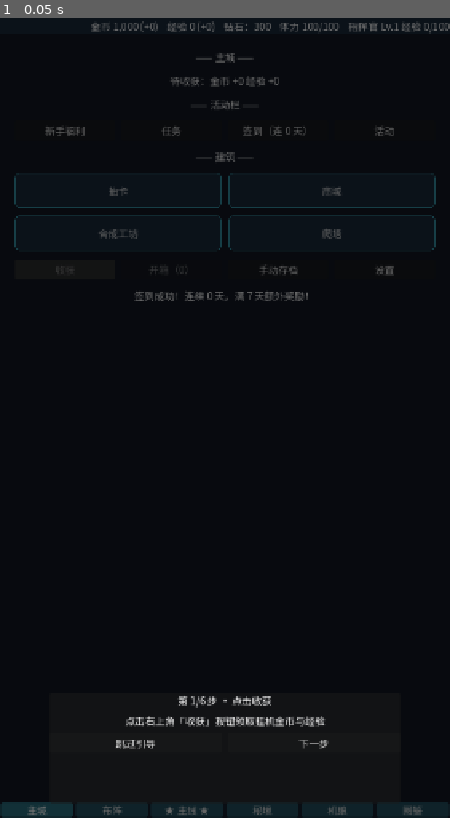
Above: before the commit, frame 1.
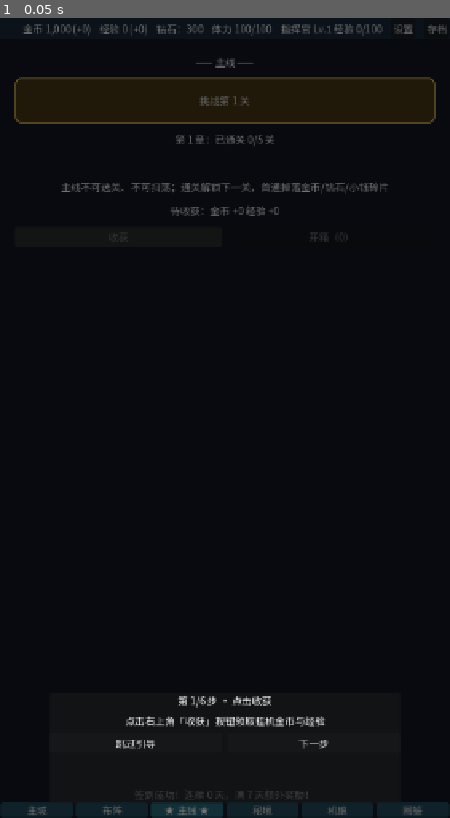
Above: after the commit, the same moment.

Repository: yingqianwang187-wq/jijiayuanzheng
Game: Godot game, scene res://scenes/Main.tscn
Two runs of this game, one before a commit and one after it. Both use one fixed random seed, a clock stepped at 60 frames per second and the inputs below.
Inputs:
- Up to frame 1 (0.05 s): no input

The runs differ from the first frame. In frame 1, 3.2% of the frame differs, in the area x 3-100%, y 0-98%.

Commit message:
#31 闭环（设置/存档右上角常驻 + 收获/开箱移主线页）

Diff:
--- a/scenes/Main.tscn
+++ b/scenes/Main.tscn
@@ -64,6 +64,14 @@
 layout_mode = 2
 text = "指挥官 Lv.1"
 horizontal_alignment = 2
+
+[node name="settings_button" type="Button" parent="shell_box/top_bar/top_row"]
+layout_mode = 2
+text = "设置"
+
+[node name="save_button" type="Button" parent="shell_box/top_bar/top_row"]
+layout_mode = 2
+text = "存档"
 
 [node name="page_container" type="Control" parent="shell_box"]
 layout_mode = 2
@@ -96,11 +104,6 @@
 text = "—— 主城 ——"
 horizontal_alignment = 1
 
-[node name="idle_rewards_label" type="Label" parent="shell_box/page_container/city_page/city_box"]
-layout_mode = 2
-text = "待收获：金币 +0 经验 +0"
-horizontal_alignment = 1
-
 [node name="activity_title" type="Label" parent="shell_box/page_container/city_page/city_box"]
 layout_mode = 2
 text = "—— 活动栏 ——"
@@ -164,35 +167,6 @@
 layout_mode = 2
 size_flags_horizontal = 3
 text = "爬塔"
-
-[node name="function_row" type="HBoxContainer" parent="shell_box/page_container/city_page/city_box"]
-layout_mode = 2
-theme_override_constants/separation = 10
-
-[node name="collect_button" type="Button" parent="shell_box/page_container/city_page/city_box/function_row"]
-layout_mode = 2
-size_flags_horizontal = 3
-text = "收获"
-
-[node name="box_button" type="Button" parent="shell_box/page_container/city_page/city_box/function_row"]
-layout_mode = 2
-size_flags_horizontal = 3
-text = "开箱（0）"
-
-[node name="save_button" type="Button" parent="shell_box/page_container/city_page/city_box/function_row"]
-layout_mode = 2
-size_flags_horizontal = 3
-text = "手动存档"
-
-[node name="settings_button" type="Button" parent="shell_box/page_container/city_page/city_box/function_row"]
-layout_mode = 2
-size_flags_horizontal = 3
-text = "设置"
-
-[node name="message_label" type="Label" parent="shell_box/page_container/city_page/city_box"]
-layout_mode = 2
-text = ""
-horizontal_alignment = 1
 
 [node name="formation_page" parent="shell_box/page_container" instance=ExtResource("2_fmt")]
 visible = false
@@ -250,6 +224,25 @@
 text = "主线不可选关、不可扫荡；通关解锁下一关，首通掉落金币/钻石/小钰碎片"
 horizontal_alignment = 1
 
+[node name="idle_rewards_label" type="Label" parent="shell_box/page_container/story_page/story_box"]
+layout_mode = 2
+text = "待收获：金币 +0 经验 +0"
+horizontal_alignment = 1
+
+[node name="story_action_row" type="HBoxContainer" parent="shell_box/page_container/story_page/story_box"]
+layout_mode = 2
+theme_override_constants/separation = 10
+
+[node name="collect_button" type="Button" parent="shell_box/page_container/story_page/story_box/story_action_row"]
+layout_mode = 2
+size_flags_horizontal = 3
+text = "收获"
+
+[node name="box_button" type="Button" parent="shell_box/page_container/story_page/story_box/story_action_row"]
+layout_mode = 2
+size_flags_horizontal = 3
+text = "开箱（0）"
+
 [node name="dungeon_page" parent="shell_box/page_container" instance=ExtResource("3_dun")]
 visible = false
 layout_mode = 1
@@ -333,6 +326,11 @@
 grow_horizontal = 2
 grow_vertical = 2
 
+[node name="message_label" type="Label" parent="shell_box"]
+layout_mode = 2
+text = ""
+horizontal_alignment = 1
+
 [node name="nav_bar" type="PanelContainer" parent="shell_box"]
 layout_mode = 2
 
--- a/scripts/main_ui.gd
+++ b/scripts/main_ui.gd
@@ -52,11 +52,6 @@
 @onready var _mech_page: Control = $shell_box/page_container/mech_page
 @onready var _collection_page: Control = $shell_box/page_container/collection_page
 # 主城页
-@onready var _idle_rewards_label: Label = $shell_box/page_container/city_page/city_box/idle_rewards_label
-@onready var _collect_button: Button = $shell_box/page_container/city_page/city_box/function_row/collect_button
-@onready var _box_button: Button = $shell_box/page_container/city_page/city_box/function_row/box_button
-@onready var _save_button: Button = $shell_box/page_container/city_page/city_box/function_row/save_button
-@onready var _settings_button: Button = $shell_box/page_container/city_page/city_box/function_row/settings_button
 @onready var _novice_button: Button = $shell_box/page_container/city_page/city_box/activity_row/novice_button
 @onready var _task_button: Button = $shell_box/page_container/city_page/city_box/activity_row/task_button
 @onready var _sign_button: Button = $shell_box/page_container/city_page/city_box/activity_row/sign_button
@@ -65,11 +60,18 @@
 @onready var _shop_button: Button = $shell_box/page_container/city_page/city_box/building_grid/shop_button
 @onready var _craft_button: Button = $shell_box/page_container/city_page/city_box/building_grid/craft_button
 @onready var _tower_button: Button = $shell_box/page_container/city_page/city_box/building_grid/tower_button
-@onready var _message_label: Label = $shell_box/page_container/city_page/city_box/message_label
-# 主线页
+# 右上角常驻（所有页面可点）
+@onready var _settings_button: Button = $shell_box/top_bar/top_row/settings_button
+@onready var _save_button: Button = $shell_box/top_bar/top_row/save_button
+# 主线页（收获/开箱与挑战同页）
+@onready var _idle_rewards_label: Label = $shell_box/page_container/story_page/story_box/idle_rewards_label
+@onready var _collect_button: Button = $shell_box/page_container/story_page/story_box/story_action_row/collect_button
+@onready var _box_button: Button = $shell_box/page_container/story_page/story_box/story_action_row/box_button
 @onready var _challenge_button: Button = $shell_box/page_container/story_page/story_box/challenge_button
 @onready var _story_progress_label: Label = $shell_box/page_container/story_page/story_box/story_progress_label
 @onready var _story_last_clear_label: Label = $shell_box/page_container/story_page/story_box/story_last_clear_label
+# 全局消息（壳层，所有页面可见）
+@onready var _message_label: Label = $shell_box/message_label
 # 机娘页
 @onready var _mech_count_label: Label = $shell_box/page_container/mech_page/mech_box_panel/mech_count_label
 @onready var _filter_all_button: Button = $shell_box/page_container/mech_page/mech_box_panel/filter_row/filter_all_button
@@ -580,7 +582,8 @@
 func _guide_target(step: int) -> Dictionary:
 	match step:
 		0:
-			return { "page": PAGE_CITY, "control": _collect_button }
+			# 收获按钮在主线页（#31 调整）
+			return { "page": PAGE_STORY, "control": _collect_button }
 		1:
 			if _mech_cards.is_empty():
 				return { "page": PAGE_MECH, "control": _mech_box }
Not shown, changed: docs/问题清单.md
